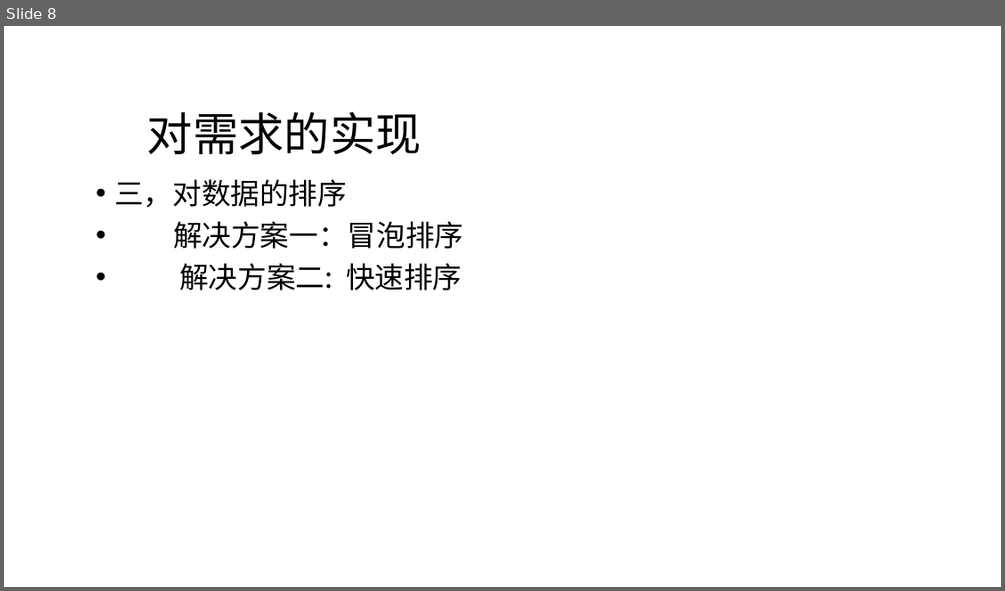
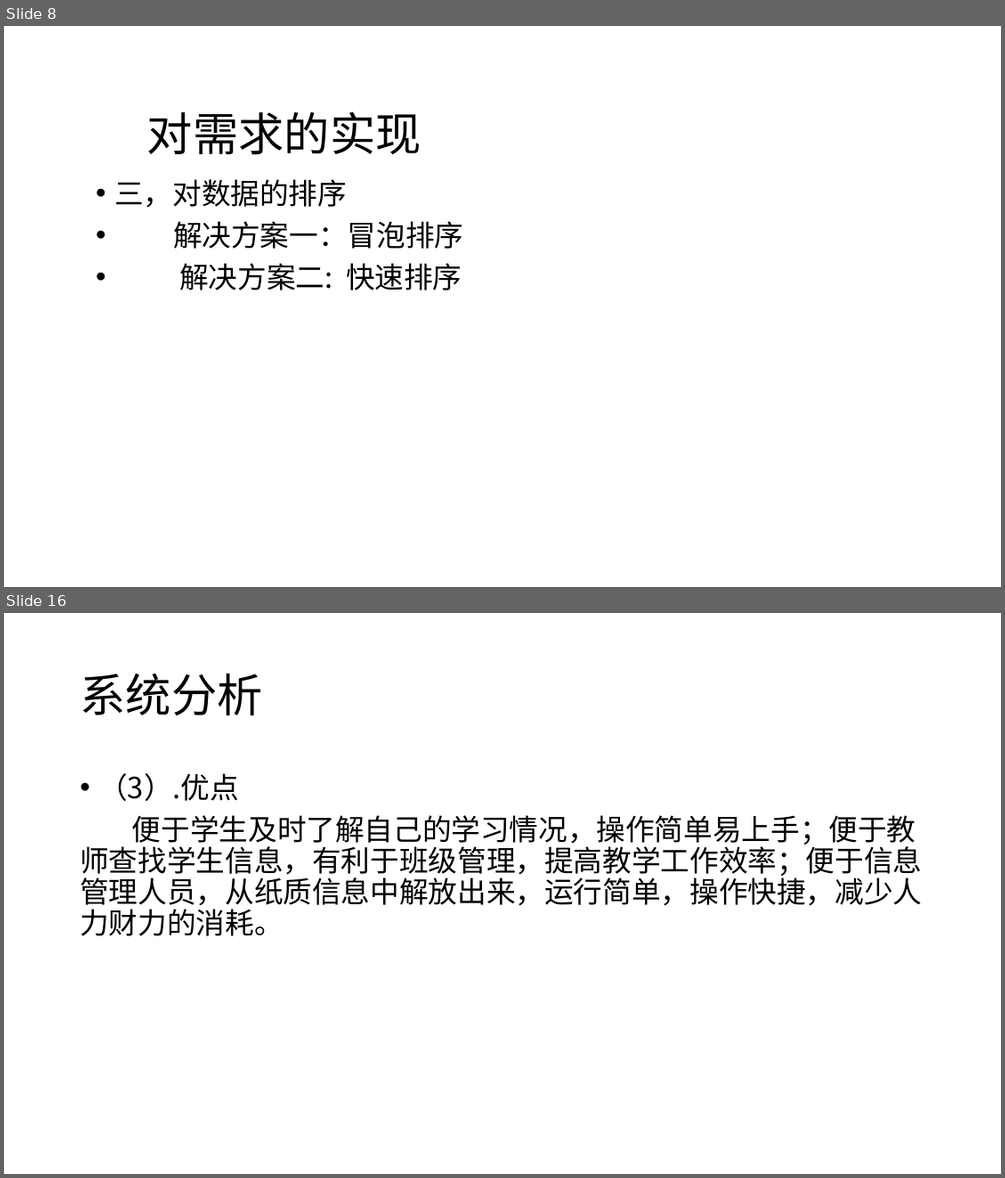
Before and after one commit to moriartyscat/--git, a slide deck: C语言期末作业.pptx. Shown one above the other, each under a label of ours: slide 8 before the commit, slides 8 and 16 after it; the slides between them are not shown. The pictures are 1005x591 and 1005x1178 pixels, drawn with LibreOffice and Linux fonts; fonts in the diff are those of the drawing; background and template pictures are left out. Boxes give left, top, right and bottom in pixels: in the first picture for what was removed or moved away, otherwise in the second. Text is boxed around its words. In the diff, an @@ line names an element or a change of style, - is before the commit and + after.

```diff
--- a/C语言期末作业.pptx
+++ b/C语言期末作业.pptx
@@ slide 16 added at (4, 613, 1001, 1174), background picture (left out) @@
@@ title added at (80, 674, 262, 715), 44 pt, text #000000 @@
+系统分析
@@ text added at (80, 773, 922, 936), 28 pt, text #000000 @@
+• （3）.优点
+便于学生及时了解自己的学习情况，操作简单易上手；便于教师查找学生信息，有利于班级管理，提高教学工作效率；便于信息管理人员，从纸质信息中解放出来，运行简单，操作快捷，减少人力财力的消耗。
```
Also in this commit, not shown: 1 slide changed, 9 other slides added, 3 slides removed.
